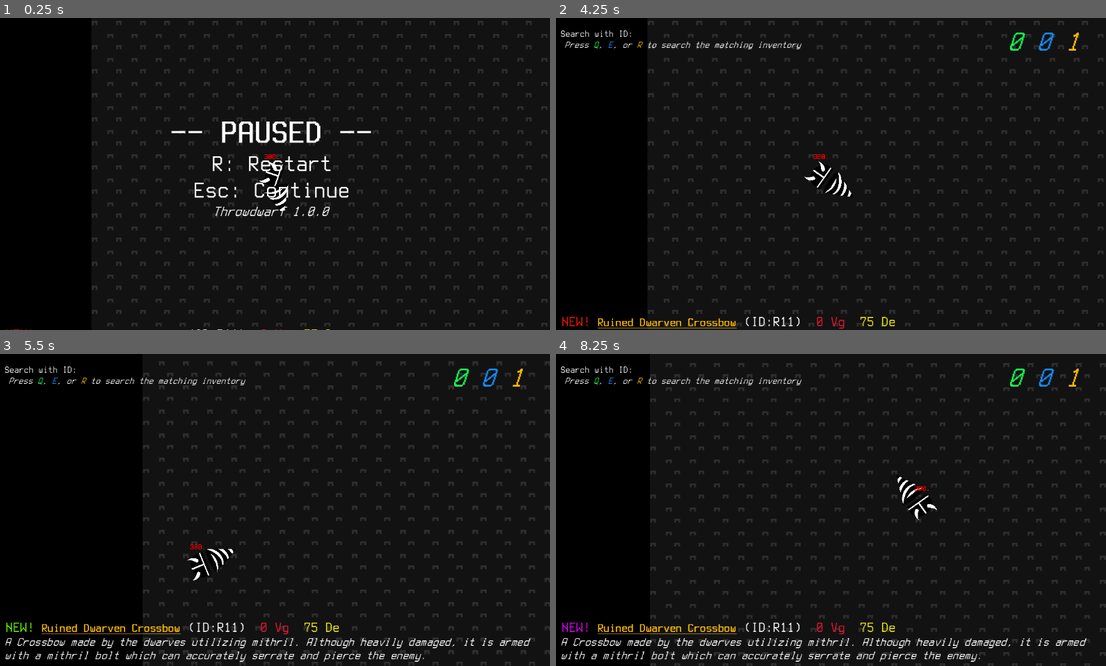
Above: before the commit, frames 1-4 (two rows, left to right).
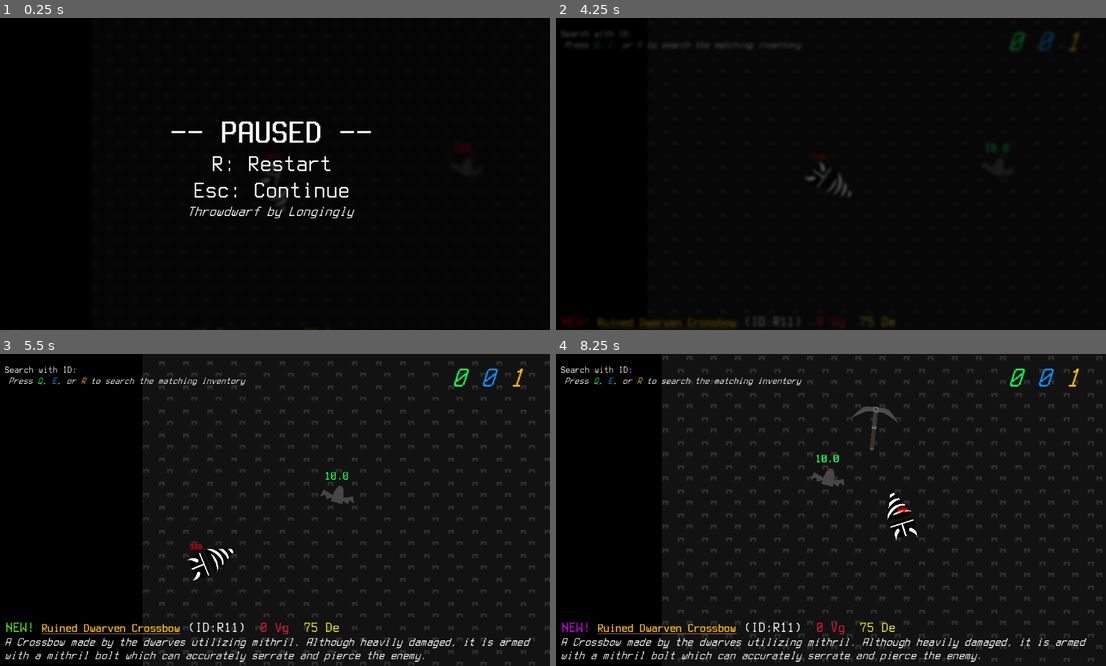
Above: after the commit, the same moments.

Repository: StaringLongingly/Throwdwarf
Game: Godot game, scene res://Game.tscn
Two runs of this game, one before a commit and one after it. Both use one fixed random seed, a clock stepped at 60 frames per second and the inputs below.
Inputs (mouse positions are in pixels of both pictures, inside the frame that each line leads up to):
- Up to frame 1 (0.25 s): no input
- Up to frame 2 (4.25 s): tap Enter at 0.5, 2, 3.5 s; move the mouse to (952, 158) at 0.52 s; hold D (ui_right) 0.53-1.28 s; click (952, 158) at 0.6 s; tap Space at 1.25, 2.75 s; move the mouse to (715, 189) at 1.27 s; hold S (ui_down) 1.28-2.03 s; tap 1 (Pressed 1) at 1.35 s; move the mouse to (886, 105) at 2.02 s; hold D (ui_right) 2.03-2.78 s; tap 2 (Pressed 2) at 2.1 s; move the mouse to (798, 236) at 2.77 s; hold W (ui_up) 2.78-3.53 s; tap 3 (Pressed 3) at 2.85 s; click (798, 236) at 2.92 s; move the mouse to (996, 220) at 3.52 s; hold A (ui_left) from 3.53 s (still down); tap 4 (Pressed 4) at 3.6 s; tap Escape (ui_cancel) at 4.15 s
- Up to frame 3 (5.5 s): move the mouse to (104, 463) at 4.27 s; tap 5 (Pressed 5) at 4.35 s; move the mouse to (302, 510) at 5.02 s; release A (ui_left) at 5.03 s; hold S (ui_down) from 5.03 s (still down); tap Enter at 5.1 s; click (302, 510) at 5.17 s
- Up to frame 4 (8.25 s): move the mouse to (743, 432) at 5.77 s; release S (ui_down) at 5.78 s; hold D (ui_right) 5.78-6.53 s; tap F at 5.85 s; move the mouse to (952, 494) at 6.52 s; hold W (ui_up) 6.53-7.28 s; click (952, 494) at 6.6 s; move the mouse to (715, 525) at 7.27 s; hold D (ui_right) 7.28-8.03 s; tap 1 (Pressed 1) at 7.35 s; click (715, 525) at 7.42 s; move the mouse to (886, 441) at 8.02 s; hold S (ui_down) from 8.03 s (still down); tap 2 (Pressed 2) at 8.1 s

The runs differ from the first frame. In frame 1, 6.1% of the frame differs, in the area x 1-100%, y 0-100%; in frame 2, 6.7%; in frame 3, 0.2%; in frame 4, 9.2%, in the area x 17-100%, y 0-100%.

Commit message:
Fixed enemy melee, improved pause menu & other fixes

Diff:
--- a/Game.tscn
+++ b/Game.tscn
@@ -47,9 +47,11 @@
 [ext_resource type="Script" path="res://sprites/hud.gd" id="38_5xoef"]
 [ext_resource type="PackedScene" uid="uid://bwyxckbc0vnkg" path="res://new_artifact.tscn" id="38_if82i"]
 [ext_resource type="PackedScene" uid="uid://c4xp778afjv25" path="res://stack_artifact.tscn" id="39_ks1ve"]
+[ext_resource type="Shader" path="res://PauseRectangle.gdshader" id="40_keprr"]
 [ext_resource type="Script" path="res://scripts/Generic Entity.gd" id="43_00hfy"]
 [ext_resource type="Texture2D" uid="uid://cb8wlwjjfv1mq" path="res://sprites/border.png" id="44_fuhxg"]
 [ext_resource type="FontFile" uid="uid://6q2xyetu31xx" path="res://TerminessNerdFontMono-Bold.ttf" id="46_54msb"]
+[ext_resource type="PackedScene" uid="uid://c5d588dp2t0dr" path="res://enemies/common/Bat.tscn" id="52_2kxqg"]
 
 [sub_resource type="RectangleShape2D" id="RectangleShape2D_aup1c"]
 size = Vector2(15.2344, 22.7604)
@@ -121,6 +123,11 @@
 
 [sub_resource type="StyleBoxFlat" id="StyleBoxFlat_0pqpx"]
 bg_color = Color(0, 0, 0, 1)
+
+[sub_resource type="ShaderMaterial" id="ShaderMaterial_bpy46"]
+shader = ExtResource("40_keprr")
+shader_parameter/lod = 2.0
+shader_parameter/black = 0.3
 
 [sub_resource type="RectangleShape2D" id="RectangleShape2D_0mh6x"]
 size = Vector2(615, 803)
@@ -313,8 +320,9 @@
 theme_override_font_sizes/bold_font_size = 30
 bbcode_enabled = true
 
-[node name="PauseMenu" type="RichTextLabel" parent="HUD"]
+[node name="PauseMenu" type="RichTextLabel" parent="HUD" node_paths=PackedStringArray("rectangle")]
 process_mode = 3
+z_index = 21
 anchors_preset = 8
 anchor_left = 0.5
 anchor_top = 0.5
@@ -339,9 +347,11 @@
 text = "[center][b]-- PAUSED --[/b]
 R: Restart
 Esc: Continue
-[i]Throwdwarf 1.0.0
+[i]Throwdwarf by Longingly
 "
 script = ExtResource("36_44icb")
+rectangle = NodePath("../ColorRect")
+animationTime = 0.3
 
 [node name="Background Music" type="AudioStreamPlayer2D" parent="HUD"]
 stream = ExtResource("37_inqva")
@@ -349,6 +359,13 @@
 autoplay = true
 max_distance = 1e+08
 parameters/looping = false
+
+[node name="ColorRect" type="ColorRect" parent="HUD"]
+material = SubResource("ShaderMaterial_bpy46")
+offset_right = 400.0
+offset_bottom = 400.0
+scale = Vector2(100, 100)
+color = Color(0, 0, 0, 1)
 
 [node name="Block" type="StaticBody2D" parent="."]
 position = Vector2(0, 1e+06)
@@ -375,6 +392,7 @@
 speedGainScale = 5
 ScaleLoseRate = 2.0
 collider = NodePath("../InsideCollider")
+DrillParticleCooldown = 0.01
 
 [node name="Wall" type="Node" parent="." node_paths=PackedStringArray("wallBlockNode")]
 script = ExtResource("35_n4kkg")
@@ -445,6 +463,8 @@
 script = ExtResource("37_nqwky")
 searchLabel = NodePath("../HUD/Search")
 itemCountLabel = NodePath("../HUD/ItemCount")
+
+[node name="Bat" parent="." instance=ExtResource("52_2kxqg")]
 
 [connection signal="body_exited" from="Block/InsideCollider/Area2D" to="Block/Block Sprite" method="_on_area_2d_body_exited"]
 [connection signal="body_shape_entered" from="Block/InsideCollider/Area2D" to="Block/Block Sprite" method="_on_area_2d_body_shape_entered"]
--- /dev/null
+++ b/PauseRectangle.gdshader
@@ -0,0 +1,16 @@
+shader_type canvas_item;
+
+uniform float lod: hint_range(0.0, 5) = 2;
+uniform float black = 0.5;
+uniform sampler2D SCREEN_TEXTURE : hint_screen_texture, filter_linear_mipmap;
+
+void fragment() {
+	vec4 color = texture(SCREEN_TEXTURE, SCREEN_UV, lod);
+	COLOR = color * vec4(black, black, black, 1);
+	// Called for every pixel the material is visible on.
+}
+
+//void light() {
+	// Called for every pixel for every light affecting the CanvasItem.
+	// Uncomment to replace the default light processing function with this one.
+//}
--- a/artifacts/scenes/Bite.tscn
+++ b/artifacts/scenes/Bite.tscn
@@ -24,6 +24,7 @@
 weaponType = "melee"
 angleVariation = 10.0
 rotateSpeed = 360.0
+distanceFromBody = 1
 
 [node name="Area2D" type="Area2D" parent="."]
 collision_layer = 32
--- a/pause_menu.gd
+++ b/pause_menu.gd
@@ -1,23 +1,43 @@
 extends RichTextLabel
 var isPaused: bool = true
 var textCache
+@export var rectangle: ColorRect
+@export var animationTime: float
+var cachedBlack
+var cachedLod
+var LodProgress: float = 1
 
 # Called when the node enters the scene tree for the first time.
 func _ready() -> void:
+	cachedLod = rectangle.material.get_shader_parameter("lod")
+	cachedBlack = rectangle.material.get_shader_parameter("black")
 	textCache = text
 	text = ""
 
 
 # Called every frame. 'delta' is the elapsed time since the previous frame.
-func _process(_delta: float) -> void:
+func _process(delta: float) -> void:
 	if Input.is_action_just_pressed("ui_cancel"):
 		isPaused = !isPaused
 
 	get_tree().paused = isPaused
 	if isPaused:
+		animateShader(delta, true)
 		text = textCache
 		if Input.is_action_just_pressed("Legendary Inventory"):
 			get_tree().reload_current_scene()
 
 	else:
+		animateShader(delta, false)
 		text = ""
+
+func animateShader(delta: float, isIncreasing: bool):
+	if isIncreasing:
+		if LodProgress < 1:
+			LodProgress += delta / animationTime
+	else:
+		if LodProgress > 0:
+			LodProgress -= delta / animationTime
+	clampf(LodProgress, 0, 1)
+	rectangle.material.set_shader_parameter("lod", cachedLod * ease(LodProgress, 0.6))
+	rectangle.material.set_shader_parameter("black", lerpf(1, cachedBlack, ease(LodProgress, 0.6)))
--- a/scripts/Generic Consumable.gd
+++ b/scripts/Generic Consumable.gd
@@ -15,6 +15,8 @@
 
 # for melee, bullet
 var target_angle: float = 0
+#only for melee
+@export var distanceFromBody = 2
 #only for bullet
 @export var bulletSpeed: float = 10
 @export var bulletPenetration: int = 0
@@ -31,6 +33,8 @@
 	global_scale = scale
 	cachedPos = position
 	cachedScale = scale
+	if weaponType == "melee":
+		position = Vector2.ONE * 10000000
 	var Helmet = get_node("/root/Node2D/Player/Helmet")
 	# if get_parent().is_in_group("Player"):
 	# print("Artifact spawned by player")
@@ -56,7 +60,7 @@
 	global_position = from
 	rotation_degrees = rad_to_deg(target_angle) + 90
 	if weaponType == "melee":
-		position = Vector2.UP * 2000
+		position = Vector2.UP * distanceFromBody * 1000
 	else:
 		reparent(get_node("/root"))
 		rotation_degrees = rad_to_deg(target_angle) + 90
@@ -77,6 +81,8 @@
 			global_position = lerp(from, to, ease3(mortarProgress))
 		"melee":
 			var newPosDif = Vector2.UP.rotated(deg_to_rad(count)) * 2000
+			if !isUsedByPlayer:
+				newPosDif = newPosDif.rotated(target_angle)
 			rotation_degrees = count
 			position = newPosDif
 			if count > 180:
--- a/scripts/animated_sprite_2d.gd
+++ b/scripts/animated_sprite_2d.gd
@@ -6,6 +6,8 @@
 @export var ScaleLoseRate: float = 0.1
 @export var collider: CollisionShape2D
 @onready var isBeingEntered: bool = false
+@export var DrillParticleCooldown: float
+var currentDrillParticleCooldown: float
 var scale2: float = 1
 
 signal drillEntered
@@ -20,7 +22,11 @@
 func _process(delta: float) -> void:
 	if (isBeingEntered):
 		if (frame != 5):
-			drillStays.emit()
+			if currentDrillParticleCooldown < 0:
+				currentDrillParticleCooldown = DrillParticleCooldown
+				drillStays.emit()
+			else:
+				currentDrillParticleCooldown -= delta
 			var totalSellValue = get_node("/root/Node2D/Artifact").calculate_total_sell_value()
 			# print(totalSellValue)
 			var speedGain = totalSellValue * speedGainScale / 1000
--- a/sprites/Artifacts.gd
+++ b/sprites/Artifacts.gd
@@ -76,8 +76,11 @@
 		typedClean = typedClean.replace("[/color]", "")
 		var foundArtifact = find_artifact_by_id(typedClean)[0]
 		if (foundArtifact != {}):
-			selectedArtifact = find_artifact_by_id(typedClean)[0]
-			selectedArtifactRarity = find_artifact_by_id(typedClean)[1]
+			if selectedArtifact == find_artifact_by_id(typedClean)[0]:
+				selectedArtifact = {}
+			else:
+				selectedArtifact = find_artifact_by_id(typedClean)[0]
+				selectedArtifactRarity = find_artifact_by_id(typedClean)[1]
 			# print("Selected artifact: " + selectedArtifact.name)
 		typed = ""
 	hue += hueSpeed * delta
Not shown: 1 places in Game.tscn that only renumber resources
